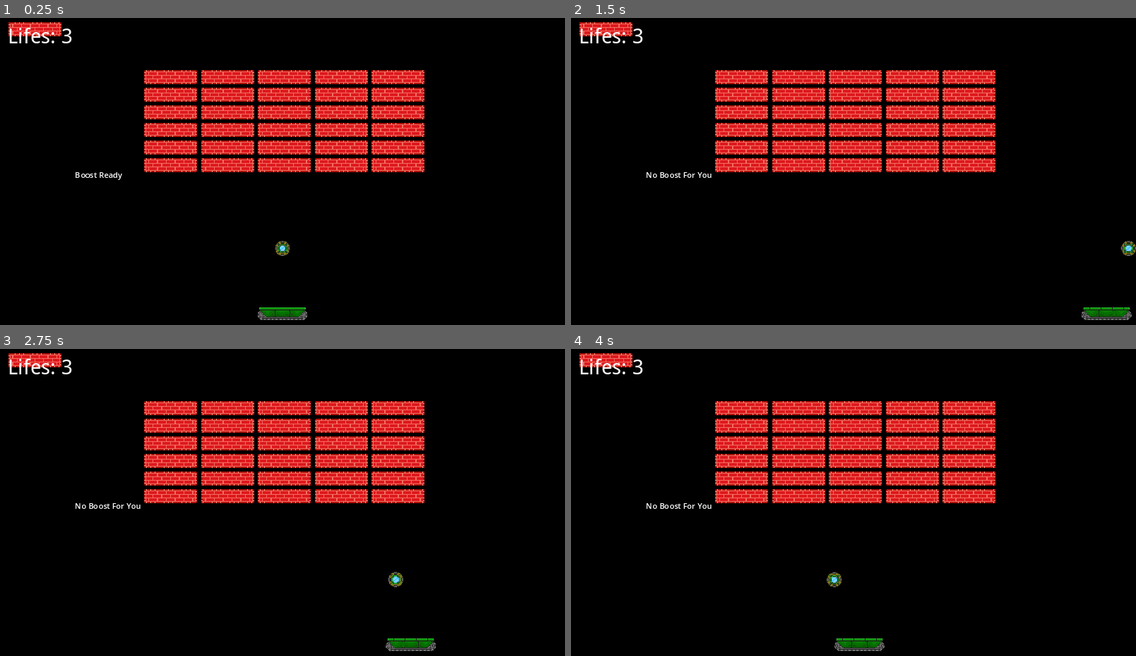
Above: before the commit, frames 1-4 (two rows, left to right).
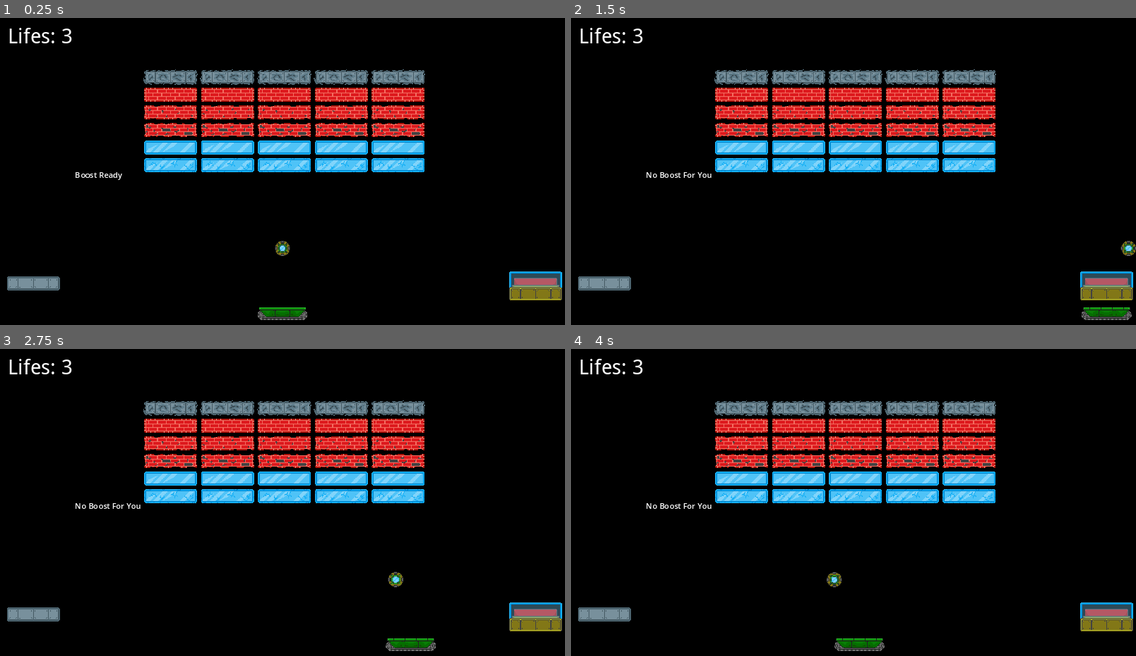
Above: after the commit, the same moments.

Repository: SpiceTower/PirateGameJam16
Game: Godot game, scene res://Scenes/main.tscn
Two runs of this game, one before a commit and one after it. Both use one fixed random seed, a clock stepped at 60 frames per second and the inputs below.
Inputs:
- Up to frame 1 (0.25 s): no input
- Up to frame 2 (1.5 s): tap Enter at 0.5 s; hold Right (Right) 0.53-1.28 s; hold Space (Start) 0.53-1.28 s; hold S (Down) from 1.28 s (still down); tap Space (Start) at 1.35 s
- Up to frame 3 (2.75 s): release S (Down) at 2.03 s; hold Right (Right) from 2.03 s (still down); hold Space (Start) from 2.03 s (still down)
- Up to frame 4 (4 s): release Right (Right) at 2.78 s; release Space (Start) at 2.78 s; hold Up (Up) 2.78-3.53 s; tap Space (Start) at 2.85, 3.5 s; hold Left (Left) from 3.53 s (still down); hold Space (Start) from 3.53 s (still down)

The runs differ from the first frame. In frame 1, 8.8% of the frame differs, in the area x 1-100%, y 1-92%; in frame 2, 8.8%; in frame 3, 8.8%; in frame 4, 8.8%.

Commit message:
Created multiple brick types that inherit from the brick class

Diff:
--- /dev/null
+++ b/Scenes/Military_Brick.tscn
@@ -0,0 +1,71 @@
+[gd_scene load_steps=11 format=3 uid="uid://bav7cqu6xjtn0"]
+
+[ext_resource type="Script" path="res://Scripts/military_brick.gd" id="1_icgip"]
+[ext_resource type="Texture2D" uid="uid://cawfbxm4ltnmc" path="res://Base Assets/Military Brick-Sheet.png" id="2_o2vfr"]
+
+[sub_resource type="AtlasTexture" id="AtlasTexture_yp2en"]
+atlas = ExtResource("2_o2vfr")
+region = Rect2(0, 0, 112, 96)
+
+[sub_resource type="AtlasTexture" id="AtlasTexture_ypbvv"]
+atlas = ExtResource("2_o2vfr")
+region = Rect2(112, 0, 112, 96)
+
+[sub_resource type="AtlasTexture" id="AtlasTexture_f41xj"]
+atlas = ExtResource("2_o2vfr")
+region = Rect2(224, 0, 112, 96)
+
+[sub_resource type="AtlasTexture" id="AtlasTexture_w4po1"]
+atlas = ExtResource("2_o2vfr")
+region = Rect2(336, 0, 112, 96)
+
+[sub_resource type="AtlasTexture" id="AtlasTexture_0f1j6"]
+atlas = ExtResource("2_o2vfr")
+region = Rect2(448, 0, 112, 96)
+
+[sub_resource type="AtlasTexture" id="AtlasTexture_pqqmy"]
+atlas = ExtResource("2_o2vfr")
+region = Rect2(560, 0, 112, 96)
+
+[sub_resource type="SpriteFrames" id="SpriteFrames_8a1dv"]
+animations = [{
+"frames": [{
+"duration": 1.0,
+"texture": SubResource("AtlasTexture_yp2en")
+}, {
+"duration": 1.0,
+"texture": SubResource("AtlasTexture_ypbvv")
+}, {
+"duration": 1.0,
+"texture": SubResource("AtlasTexture_f41xj")
+}, {
+"duration": 1.0,
+"texture": SubResource("AtlasTexture_w4po1")
+}, {
+"duration": 1.0,
+"texture": SubResource("AtlasTexture_0f1j6")
+}, {
+"duration": 1.0,
+"texture": SubResource("AtlasTexture_pqqmy")
+}],
+"loop": true,
+"name": &"default",
+"speed": 12.0
+}]
+
+[sub_resource type="RectangleShape2D" id="RectangleShape2D_vpxqj"]
+size = Vector2(108, 28)
+
+[node name="Military Brick" type="RigidBody2D"]
+collision_layer = 8
+gravity_scale = 0.0
+lock_rotation = true
+freeze = true
+script = ExtResource("1_icgip")
+
+[node name="AnimatedSprite2D" type="AnimatedSprite2D" parent="."]
+position = Vector2(0, -32)
+sprite_frames = SubResource("SpriteFrames_8a1dv")
+
+[node name="CollisionShape2D" type="CollisionShape2D" parent="."]
+shape = SubResource("RectangleShape2D_vpxqj")
--- /dev/null
+++ b/Scenes/button_brick.tscn
@@ -0,0 +1,21 @@
+[gd_scene load_steps=4 format=3 uid="uid://cvm3xjlg1v6la"]
+
+[ext_resource type="Script" path="res://Scripts/button_brick.gd" id="1_s6etg"]
+[ext_resource type="Texture2D" uid="uid://b6b2sm8nymkq7" path="res://Base Assets/Button Brick 1.png" id="2_fwtq2"]
+
+[sub_resource type="RectangleShape2D" id="RectangleShape2D_en7ay"]
+size = Vector2(108, 60)
+
+[node name="ButtonBrick" type="RigidBody2D"]
+collision_layer = 8
+gravity_scale = 0.0
+lock_rotation = true
+freeze = true
+script = ExtResource("1_s6etg")
+
+[node name="Sprite2D" type="Sprite2D" parent="."]
+texture = ExtResource("2_fwtq2")
+
+[node name="CollisionShape2D" type="CollisionShape2D" parent="."]
+position = Vector2(0, 16)
+shape = SubResource("RectangleShape2D_en7ay")
--- /dev/null
+++ b/Scenes/glass_brick.tscn
@@ -0,0 +1,20 @@
+[gd_scene load_steps=4 format=3 uid="uid://bk3jfvb1lrasx"]
+
+[ext_resource type="Script" path="res://Scripts/glass_brick.gd" id="1_01q0r"]
+[ext_resource type="Texture2D" uid="uid://b2ibu68hn4d3w" path="res://Base Assets/Bricks Glass 1.png" id="2_1glx3"]
+
+[sub_resource type="RectangleShape2D" id="RectangleShape2D_en7ay"]
+size = Vector2(108, 28)
+
+[node name="GlassBrick" type="RigidBody2D"]
+collision_layer = 8
+gravity_scale = 0.0
+lock_rotation = true
+freeze = true
+script = ExtResource("1_01q0r")
+
+[node name="Sprite2D" type="Sprite2D" parent="."]
+texture = ExtResource("2_1glx3")
+
+[node name="CollisionShape2D" type="CollisionShape2D" parent="."]
+shape = SubResource("RectangleShape2D_en7ay")
--- a/Scenes/main.tscn
+++ b/Scenes/main.tscn
@@ -1,12 +1,14 @@
-[gd_scene load_steps=8 format=3 uid="uid://bgcprsl5emin7"]
+[gd_scene load_steps=10 format=3 uid="uid://bgcprsl5emin7"]
 
 [ext_resource type="PackedScene" uid="uid://d58y3qb4qpv1" path="res://Scenes/paddle.tscn" id="1_oi70r"]
 [ext_resource type="PackedScene" uid="uid://bivm5gnaegrgl" path="res://Scenes/B411.tscn" id="2_yiv7u"]
 [ext_resource type="PackedScene" uid="uid://bwwyky5ugiieh" path="res://Scenes/walls.tscn" id="3_1lvrn"]
 [ext_resource type="PackedScene" uid="uid://dbbyg8uqnfmxw" path="res://Scenes/death_zone.tscn" id="4_h4yk3"]
 [ext_resource type="PackedScene" uid="uid://cvu4ayn55v757" path="res://Scenes/ui.tscn" id="5_bk42b"]
-[ext_resource type="Script" path="res://Scripts/BrickBrickSpawner.gd" id="6_ymxmw"]
-[ext_resource type="PackedScene" uid="uid://b8khkawdk30nh" path="res://Scenes/brick_brick.tscn" id="7_thk5g"]
+[ext_resource type="Script" path="res://Scripts/Brick Spawner.gd" id="6_qmww0"]
+[ext_resource type="PackedScene" uid="uid://cc1uwdntbwiol" path="res://Scenes/brick.tscn" id="7_skb64"]
+[ext_resource type="PackedScene" uid="uid://dre6h614axcv5" path="res://Scenes/metal_brick.tscn" id="8_c7c4j"]
+[ext_resource type="PackedScene" uid="uid://cvm3xjlg1v6la" path="res://Scenes/button_brick.tscn" id="9_wnrq1"]
 
 [node name="Main" type="Node"]
 
@@ -16,6 +18,9 @@
 position = Vector2(0, 283)
 collision_layer = 2
 camera = NodePath("../Camera2D")
+
+[node name="MetalBrick" parent="." instance=ExtResource("8_c7c4j")]
+position = Vector2(-508, 222)
 
 [node name="UI" parent="." instance=ExtResource("5_bk42b")]
 
@@ -49,9 +54,9 @@
 position = Vector2(0, -200)
 
 [node name="BrickSpawner" type="Node" parent="." node_paths=PackedStringArray("spawn_start")]
-script = ExtResource("6_ymxmw")
-brick_scene = ExtResource("7_thk5g")
+script = ExtResource("6_qmww0")
+brick_scene = ExtResource("7_skb64")
 spawn_start = NodePath("../Marker2D")
 
-[node name="BrickBrick" parent="." instance=ExtResource("7_thk5g")]
-position = Vector2(-505, -298)
+[node name="ButtonBrick" parent="." instance=ExtResource("9_wnrq1")]
+position = Vector2(516, 211)
--- /dev/null
+++ b/Scenes/metal_brick.tscn
@@ -0,0 +1,20 @@
+[gd_scene load_steps=4 format=3 uid="uid://dre6h614axcv5"]
+
+[ext_resource type="Script" path="res://Scripts/metal_brick.gd" id="1_uk7y6"]
+[ext_resource type="Texture2D" uid="uid://dlvevxopbbae7" path="res://Base Assets/Bricks Metal 1.png" id="2_0r1e6"]
+
+[sub_resource type="RectangleShape2D" id="RectangleShape2D_en7ay"]
+size = Vector2(108, 28)
+
+[node name="MetalBrick" type="RigidBody2D"]
+collision_layer = 8
+gravity_scale = 0.0
+lock_rotation = true
+freeze = true
+script = ExtResource("1_uk7y6")
+
+[node name="Sprite2D" type="Sprite2D" parent="."]
+texture = ExtResource("2_0r1e6")
+
+[node name="CollisionShape2D" type="CollisionShape2D" parent="."]
+shape = SubResource("RectangleShape2D_en7ay")
--- a/Scripts/B411.gd
+++ b/Scripts/B411.gd
@@ -34,10 +34,10 @@
 		return
 
 	var collider = collision.get_collider()
-	if collider is BrickBrick:
+	if collider is Brick:
 		collider.decrease_level()
 
-	if (collider is BrickBrick or collider is Paddle):
+	if (collider is Brick or collider is Paddle):
 		ball_collision(collider)
 	else:
 		velocity = velocity.bounce(collision.get_normal())
@@ -107,7 +107,7 @@
 
 	new_velocity.x = velocity_xy * collision_x
 
-	if collider.get_rid() == last_collider_id && collider is BrickBrick:
+	if collider.get_rid() == last_collider_id && collider is Brick:
 		new_velocity.x = new_velocity.rotated(deg_to_rad(randf_range(-45,45))).x *10
 	else:
 		last_collider_id == collider.get_rid()
--- a/Scripts/BrickBrickSpawner.gd
+++ b/Scripts/BrickBrickSpawner.gd
@@ -1,4 +1,7 @@
 extends Node
+
+#No longer relevent - use BrickSpawner
+
 
 #currently connected spawner. This has been modified to only spawn 'brick' tier bricks with no variation.
 #not sure how to make this spawn all of the brick types without extensive rewrites. We may want to manually spawn bricks anyways.
--- a/Scripts/brick.gd
+++ b/Scripts/brick.gd
@@ -7,6 +7,7 @@
 signal brick_destroyed
 
 var level = 1
+var buttonbrick : bool = false
 
 @onready var sprite_2d = $Sprite2D
 @onready var collision_shape_2d = $CollisionShape2D
@@ -33,6 +34,8 @@
 func decrease_level():
 	if level > 1:
 		set_level(level - 1)
+	elif level == 1 and buttonbrick == true:
+		pass
 	else:
 		fade_out()
 
--- a/Scripts/brick_brick.gd
+++ b/Scripts/brick_brick.gd
@@ -1,44 +1,11 @@
-extends RigidBody2D
+extends Brick
 
 #variation of the base brick scene that works with 'brick' bricks. Seperate ones may be needed to create glass, metal, and other bricks
 
-class_name BrickBrick
-
-signal brick_destroyed
-
-var level = 3
-
-@onready var sprite_2d = $Sprite2D
-@onready var collision_shape_2d = $CollisionShape2D
-
-var sprites: Array[Texture2D] = [
-	preload("res://Base Assets/Bricks Brick 3.png"),
-	preload("res://Base Assets/Bricks Brick 2.png"),
-	preload("res://Base Assets/Bricks Brick 1.png")
-]
-
-func get_size():
-	return collision_shape_2d.shape.get_rect().size
-
-func set_level(new_level: int):
-	level = new_level
-	sprite_2d.texture = sprites[new_level -1]
-
-func decrease_level():
-	if level > 1:
-		set_level(level - 1)
-	else:
-		fade_out()
-
-func fade_out():
-	collision_shape_2d.disabled = true
-	var tween = get_tree().create_tween()
-	tween.tween_property(sprite_2d, "modulate", Color.TRANSPARENT, .5)
-	tween.tween_callback(destroy)
-
-func destroy():
-	queue_free()
-	brick_destroyed.emit()
-
-func get_width():
-	return get_size().x
+func _ready():
+	level = 3
+	sprites = [
+		preload("res://Base Assets/Bricks Brick 3.png"),
+		preload("res://Base Assets/Bricks Brick 2.png"),
+		preload("res://Base Assets/Bricks Brick 1.png")
+		]
--- /dev/null
+++ b/Scripts/button_brick.gd
@@ -0,0 +1,13 @@
+extends Brick
+
+func _ready():
+	buttonbrick = true
+
+	level = 4
+
+	sprites = [
+	preload("res://Base Assets/Button Brick 4.png"),
+	preload("res://Base Assets/Button Brick 3.png"),
+	preload("res://Base Assets/Button Brick 2.png"),
+	preload("res://Base Assets/Button Brick 1.png")
+]
--- /dev/null
+++ b/Scripts/glass_brick.gd
@@ -0,0 +1,9 @@
+extends Brick
+
+func _ready():
+	level = 2
+
+	sprites = [
+	preload("res://Base Assets/Bricks Glass 2.png"),
+	preload("res://Base Assets/Bricks Glass 1.png")
+]
--- /dev/null
+++ b/Scripts/metal_brick.gd
@@ -0,0 +1,11 @@
+extends Brick
+
+func _ready():
+	level = 4
+
+	sprites = [
+	preload("res://Base Assets/Bricks Metal 4.png"),
+	preload("res://Base Assets/Bricks Metal 3.png"),
+	preload("res://Base Assets/Bricks Metal 2.png"),
+	preload("res://Base Assets/Bricks Metal 1.png")
+]
--- /dev/null
+++ b/Scripts/military_brick.gd
@@ -0,0 +1,8 @@
+extends Brick
+
+func _ready():
+	special = true
+
+	level = 4
+
+	# Array of sprites goes here
Binary file added: Base Assets/Button Brick 1.png
Not shown, added: Base Assets/Button Brick 1.png.import
Binary file added: Base Assets/Button Brick 2.png
Not shown, added: Base Assets/Button Brick 2.png.import
Binary file added: Base Assets/Button Brick 3.png
Not shown, added: Base Assets/Button Brick 3.png.import
Binary file added: Base Assets/Button Brick 4.png
Not shown, added: Base Assets/Button Brick 4.png.import
Binary file added: Base Assets/Military Brick-Sheet.png
Not shown, added: Base Assets/Military Brick-Sheet.png.import
